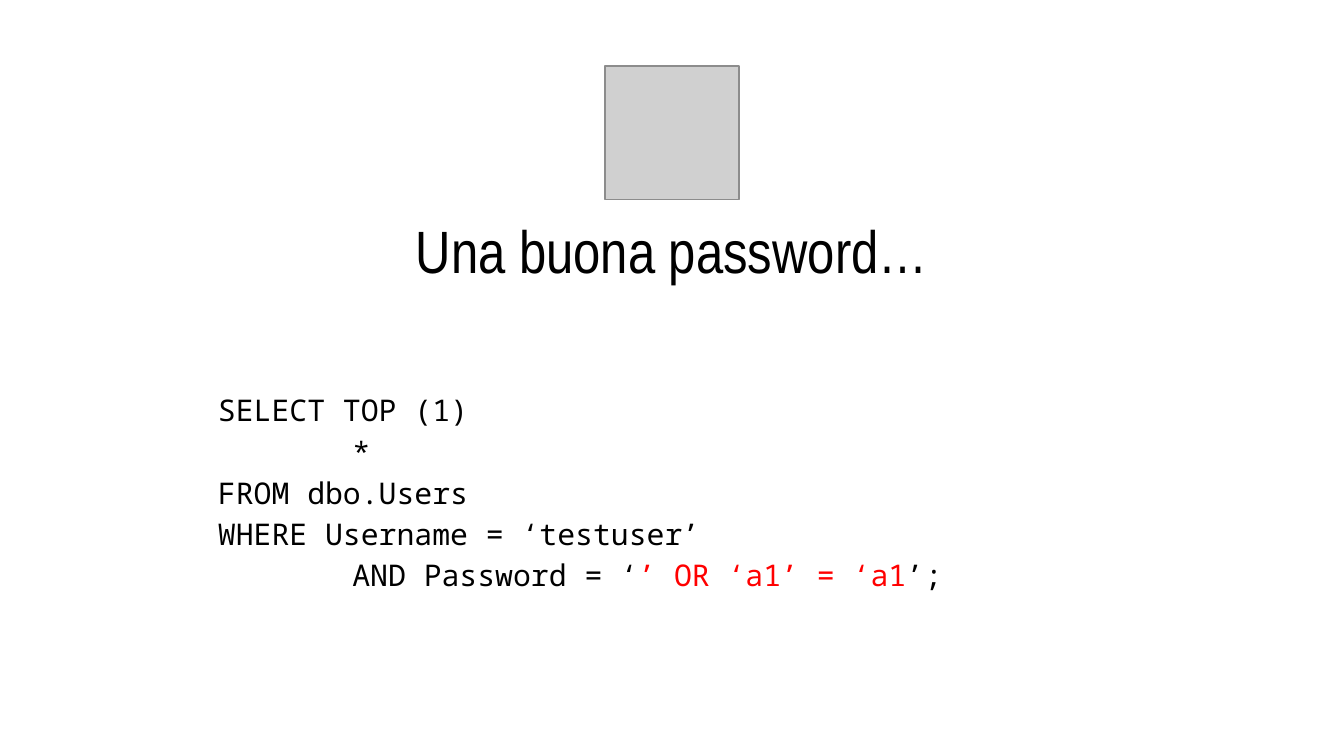
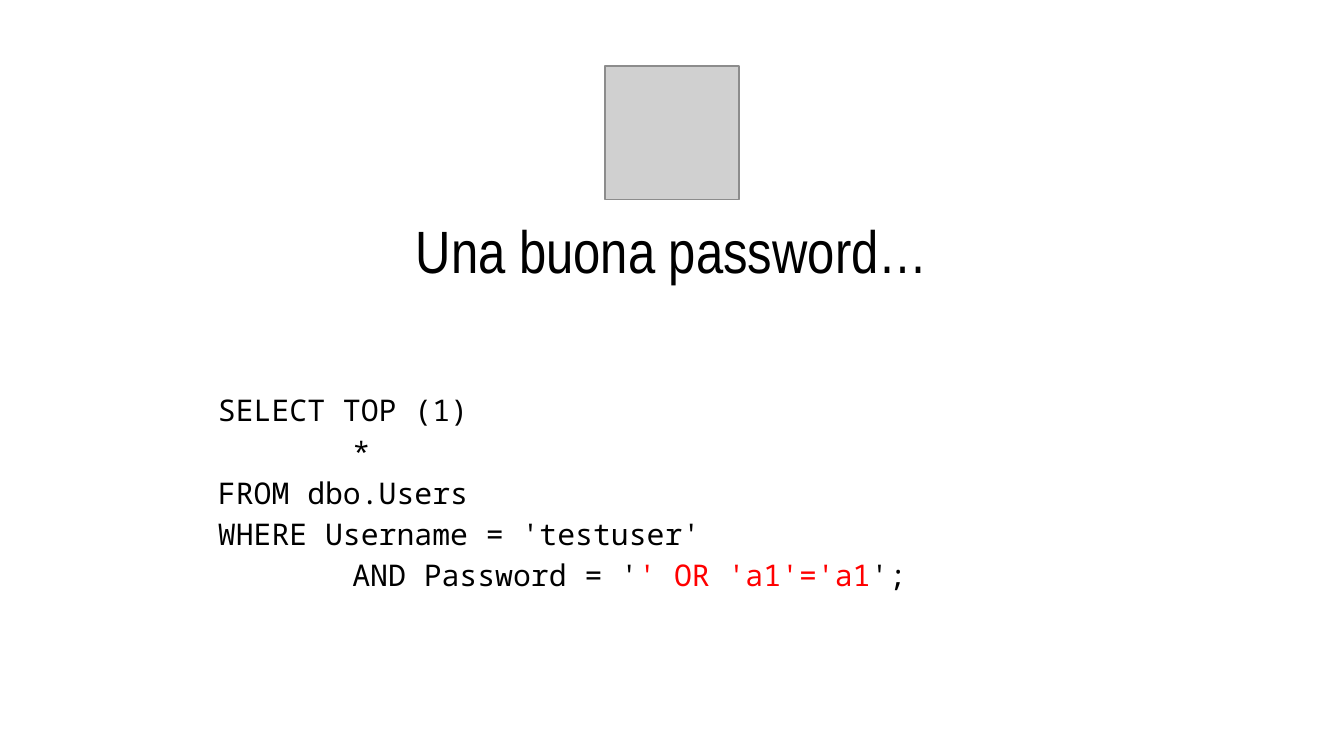
Before and after one commit to CodicePlastico/BibeCatalogue, a slide deck: slide 6 of SoCraTes 2025 - SQL Injection.pptx. Drawn at 1344x756 pixels with LibreOffice and Linux fonts; fonts in the diff are those of the drawing; grey boxes stand for pictures; background and template pictures are left out. Boxes give left, top, right and bottom in pixels: in the first picture for what was removed or moved away, otherwise in the second. Text is boxed around its words. In the diff, an @@ line names an element or a change of style, - is before the commit and + after.

```diff
--- a/SoCraTes 2025 - SQL Injection.pptx
+++ b/SoCraTes 2025 - SQL Injection.pptx
@@ title at <box>218,399,907,591</box>: text changed @@
-SELECT TOP (1)
-*
-FROM dbo.Users
-WHERE Username = ‘testuser’
-AND Password = ‘’ OR ‘a1’ = ‘a1’;
+SELECT TOP (1)
+*
+FROM dbo.Users
+WHERE Username = 'testuser'
+AND Password = '' OR 'a1'='a1';
```
Also in this commit, not shown: 8 other slides changed, 1 slide added.
